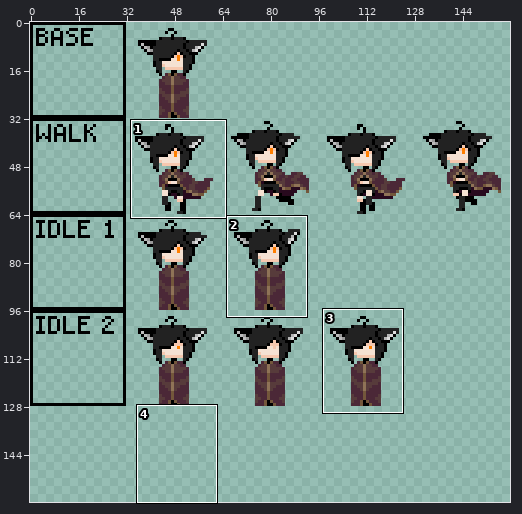
Sprite sheet, stored at grafiki_prototype/Acrepi/characters/char1-sheet.png. The picture above shows the old version from afar; the outline marks the close-up.
Close-up. Before the edit:
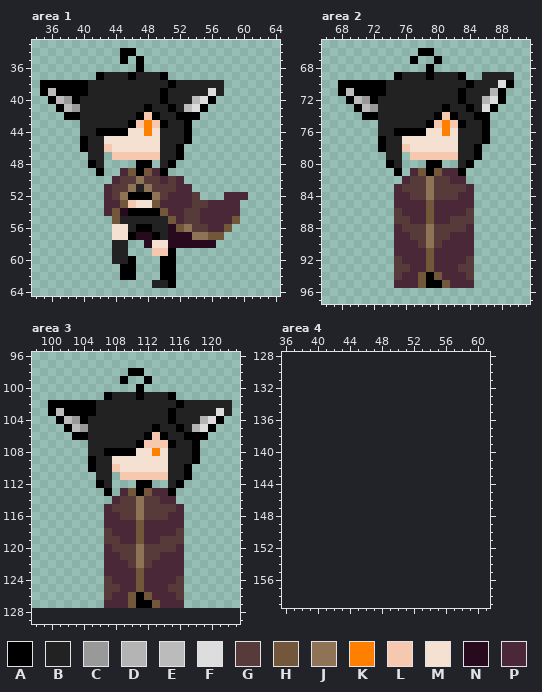
The file is 160x128 pixels. Shown: area 1: x 34..64, y 33..64; area 2: x 66..91, y 65..97; area 3: x 98..123, y 96..129; area 4: x 36..61, y 128..159. The old version is drawn lined up with the new one, on the new canvas. The commit also changed other parts of the picture, which this record leaves out.
Palette (. is transparent): A #000000  B #222222  C #999999  D #b4b4b4  E #bbbbbb  F #dddddd  G #573b3b  H #73573b  J #8f7357  K #ff7f00  L #f6c8af  M #f5e1d2  N #280a1e  P #4b2837
New version:
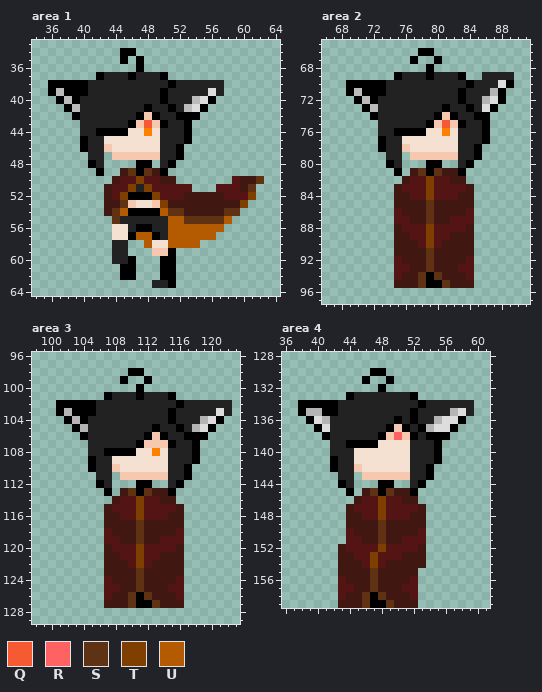
Colours new in this view: Q #f55a32  R #ff6262  S #5f3214  T #7f3f00  U #b45a00
Diff:
canvas 160x128 -> 160x160
colour G: #573b3b -> #551414
colour P: #4b2837 -> #401811
Area 1:
y 38: x 35 A -> .
y 39: x 35..37 AEA -> .AE
y 40: x 36..38 AEC -> .AE
y 41: x 37..39 AEC -> .AE
y 42: x 38 A -> .
y 43: x 48 K -> Q
y 49: x 46 H -> S; x 48 H -> S
y 50: x 47 J -> T; x 51..52 GP -> P.; x 59..62 .... -> GPPS
y 51: x 46 J -> T; x 48 J -> T; x 52..53 PP -> GG; x 57..61 ..... -> GGGPS
y 52: x 45 J -> T; x 49 J -> T; x 51..52 PP -> GG; x 54..61 G...PPP. -> PPPPGGGT
y 53: x 45 H -> S; x 49..50 HP -> LT; x 54..55 GG -> PP; x 60 . -> T
y 54: x 44..45 HN -> SU; x 50..54 HPPGG -> USSPP; x 58..59 PP -> SS
y 55: x 44 H -> S; x 51..59 HPGGPPPPH -> UUSSSSSU.
y 56: x 51..58 NHJGGPPH -> UUUUUUU.
y 57: x 47..48 NN -> UU; x 51..57 NNNJJHH -> UUUUUU.
y 58: x 48 N -> U; x 51..56 NNNNNN -> UUUU..
Area 2:
y 70: x 68 A -> .
y 71: x 68..70 AEA -> .AE
y 72: x 69..71 AEC -> .AE
y 73: x 70..72 AEC -> .AE
y 74: x 71 A -> .
y 75: x 81 K -> Q
y 81: x 78 H -> S; x 80 H -> S
y 82..84: x 79 J -> T
y 85..87: x 79 H -> S
y 88..90: x 79 J -> T
y 91..93: x 79 H -> S
y 94: x 78 H -> S; x 80 H -> S
y 95: x 78 H -> S; x 81 H -> S
Area 3:
y 102: x 100 A -> .
y 103: x 100..102 AEA -> .AD
y 104: x 101..103 AEC -> .AD
y 105: x 102..104 AEC -> .AD
y 106: x 103 A -> .
y 113: x 110 H -> S; x 112 H -> S
y 114..116: x 111 J -> T
y 117..119: x 111 H -> S
y 120..122: x 111 J -> T
y 123..125: x 111 H -> S
y 126: x 110 H -> S; x 112 H -> S
y 127: x 110 H -> S; x 113 H -> S
Area 4:
y 130: x 47..48 .. -> AA
y 131: x 46 . -> A; x 49 . -> A
y 132: x 48 . -> A
y 133: x 44..52 ......... -> ABBBBBBBA
y 134: x 38..59 ...................... -> AAAAABBBBBBBBBBABBBBBB
y 135: x 38..59 ...................... -> ADDAABBBBBBBBBABBBBDFB
y 136: x 39..58 .................... -> AFDBBBBBBBBABABBDFFA
y 137: x 40..57 .................. -> AFBBBBBBBALABADFFA
y 138: x 41..56 ................ -> ABBBBBBALRLABAAA
y 139: x 42..55 .............. -> BBAAAAMMMMBBBA
y 140: x 42..55 .............. -> BBBMMMMMMMBBBA
y 141: x 42..55 .............. -> ABBMMMMMMMBBBA
y 142: x 42..54 ............. -> ABBLMMMMMMBBA
y 143: x 43..44 .. -> BB; x 46..54 ......... -> LLLLLLBBA
y 144: x 43..44 .. -> AB; x 48..49 .. -> AA; x 52..53 .. -> BA
y 145: x 44 . -> A; x 46..52 ....... -> PSASPPA
y 146: x 45..52 ........ -> PGGTGGPP
y 147: x 44..53 .......... -> PGGGTGGGGP
y 148: x 44..53 .......... -> PPGGTGGGPP
y 149: x 44..53 .......... -> PPPPSPPPPP
y 150: x 44..53 .......... -> GPPPSPPPPG
y 151: x 44..53 .......... -> GGPPSPPGGG
y 152: x 43..53 ........... -> PGGGGTGGGGP
y 153: x 43..53 ........... -> PPGGTGGGPPP
y 154: x 43..53 ........... -> PPPGTGPPPPP
y 155: x 43..52 .......... -> PPPPSPPPPP
y 156: x 43..52 .......... -> GPPPSPPPPG
y 157: x 43..52 .......... -> GGPPSPPPGG
y 158: x 43..52 .......... -> GPPSASPPPG
y 159: x 43..52 .......... -> PPPSAASPPP
